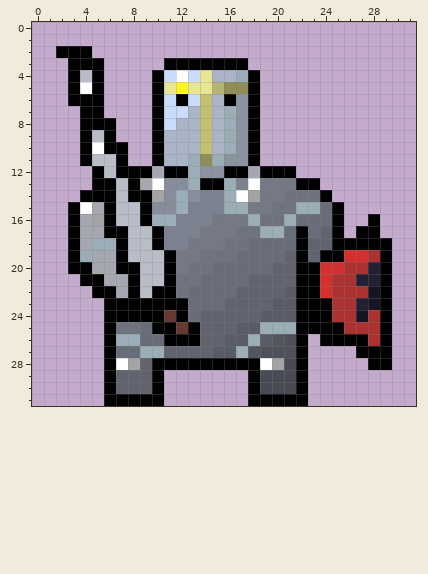
Pixel-art sprite, stored at assets/player1.png. Above, as it was before the edit.
The file is 32x32 pixels. Colours within 5 levels of each other are drawn and written as one. The old version is drawn lined up with the new one.
After the commit:
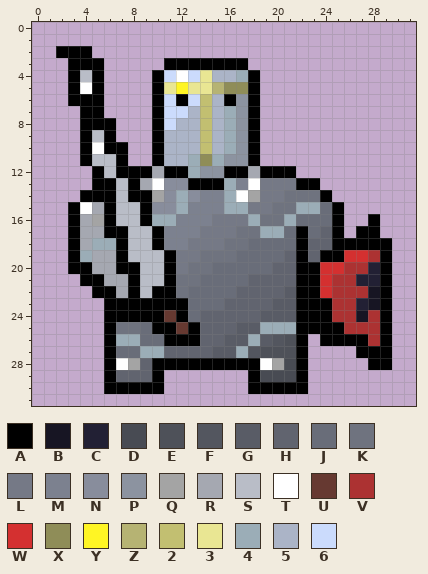
Palette (. is transparent): A #000000  B #171523  C #222034  D #484b53  E #4e5159  F #53565f  G #595c66  H #61646f  J #696d79  K #6f737f  L #757986  M #7c818f  N #888d9c  P #8c93a0  Q #a4a4a4  R #a5a8b1  S #b9bdc7  T #ffffff  U #663931  V #ac3232  W #d43030  X #8f8d58  Y #fff524  Z #b6b373  2 #c2bf71  3 #e9e693  4 #9badb7  5 #abb4c7  6 #cbdbfc
Commit: sword combat and basic animations for player
Change:
whole drawing moved by -2,+0 (the old picture is shown already moved)
y 13: x 13 4 -> A
y 30: x 7..9 HHH -> AAA; x 19..21 DDD -> AAA
y 31: x 6..10 AAAAA -> .....; x 18..22 AAAAA -> .....
Changed places in both pictures, as pixel boxes (x1, y1, x2, y2):
changed: (188, 178, 200, 190)
changed: (104, 382, 164, 406)
changed: (248, 382, 308, 406)
